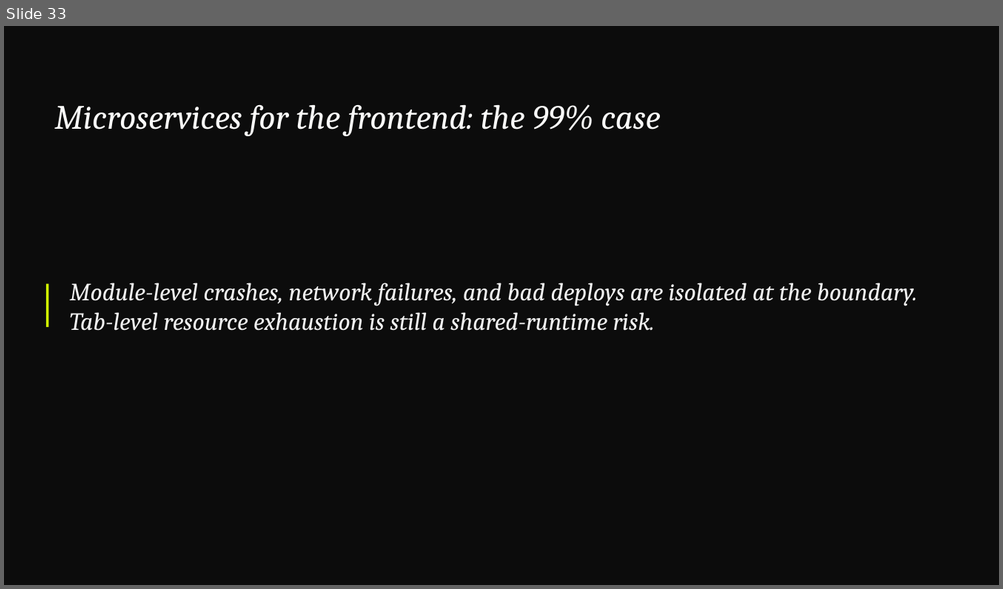
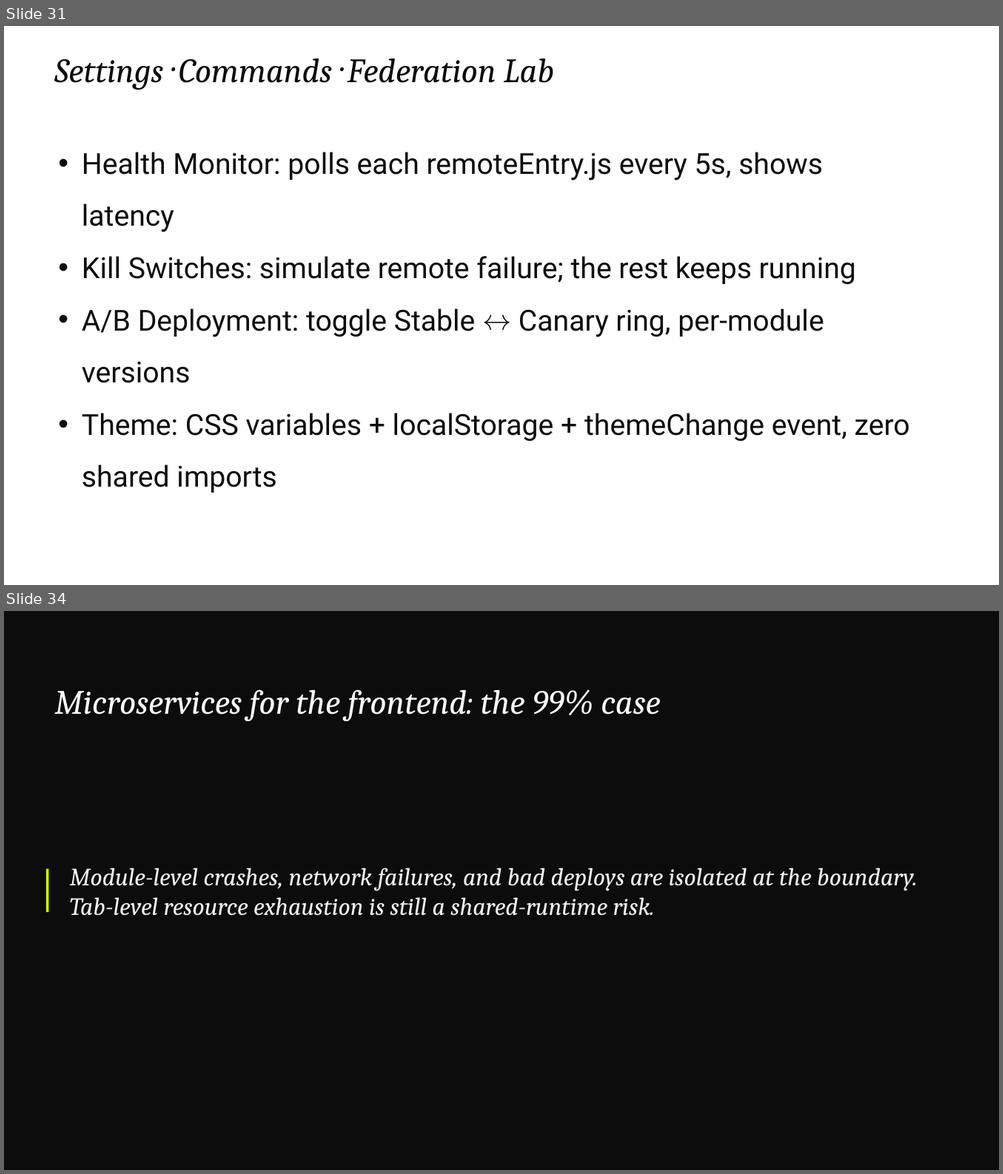
Before and after one commit to devlinduldulao/module-federation-demo, a slide deck: presentation/module-federation.pptx. Shown one above the other, each under a label of ours: slide 33 before the commit, slides 31 and 34 after it; the slides between them are not shown. The pictures are 1003x589 and 1003x1174 pixels, drawn with LibreOffice and Linux fonts; fonts in the diff are those of the drawing. Boxes give left, top, right and bottom in pixels: in the first picture for what was removed or moved away, otherwise in the second. Text is boxed around its words. In the diff, an @@ line names an element or a change of style, - is before the commit and + after.

```diff
--- a/presentation/module-federation.pptx
+++ b/presentation/module-federation.pptx
@@ slide 31 added at [4, 26, 999, 585], background #FFFFFF @@
@@ text added at [54, 59, 555, 90], 33 pt, text #0D0D0D, italic @@
+Settings · Commands · Federation Lab
@@ text added at [82, 152, 910, 493], 28 pt, text #0D0D0D @@
+• Health Monitor: polls each remoteEntry.js every 5s, shows latency
+• Kill Switches: simulate remote failure; the rest keeps running
+• A/B Deployment: toggle Stable ↔ Canary ring, per-module versions
+• Theme: CSS variables + localStorage + themeChange event, zero shared imports
@@ what was slide 33 is now slide 34 @@
```
Also in this commit, not shown: 20 slides changed, 2 slides removed, 27 other files.
